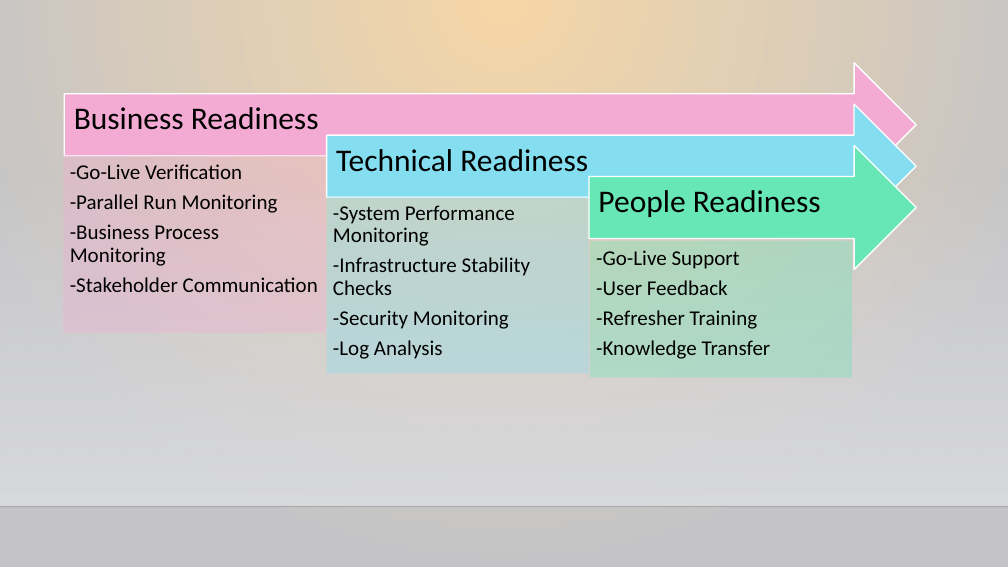
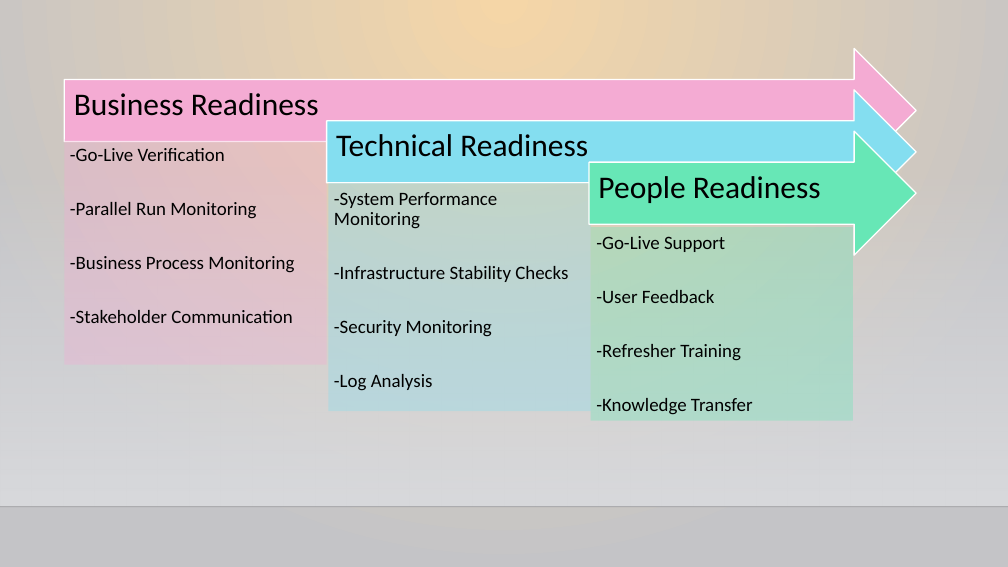
Before and after one commit to GEISL08/MIS4173, a slide deck: slide 4 of Sprint 5.pptx. Drawn at 1008x567 pixels with LibreOffice and Linux fonts; fonts in the diff are those of the drawing; background and template pictures are left out. Boxes give left, top, right and bottom in pixels: in the first picture for what was removed or moved away, otherwise in the second. Text is boxed around its words. In the diff, an @@ line names an element or a change of style, - is before the commit and + after.

```diff
--- a/Sprint 5.pptx
+++ b/Sprint 5.pptx
@@ 3 texts, 3 right arrows moved together from (x1=64, y1=63, x2=917, y2=269) to (x1=64, y1=48, x2=917, y2=256) @@
@@ text "-Go-Live Verification" moved from (x1=70, y1=164, x2=318, y2=292) to (x1=70, y1=148, x2=294, y2=323) @@
@@ rectangle resized from (x1=64, y1=155, x2=326, y2=333) to (x1=64, y1=139, x2=327, y2=364) @@
@@ text "-System Performance Monitoring" moved from (x1=333, y1=205, x2=531, y2=359) to (x1=334, y1=192, x2=568, y2=391) @@
@@ rectangle resized from (x1=327, y1=196, x2=589, y2=374) to (x1=328, y1=183, x2=591, y2=411) @@
@@ size 20 to 18 pt in 3 elements at (x1=70, y1=148, x2=294, y2=323), (x1=334, y1=192, x2=568, y2=391), (x1=596, y1=236, x2=753, y2=415) @@
@@ text "-Go-Live Support" moved from (x1=596, y1=250, x2=771, y2=359) to (x1=596, y1=236, x2=753, y2=415) @@
@@ rectangle resized from (x1=590, y1=241, x2=852, y2=377) to (x1=591, y1=227, x2=853, y2=420) @@
```
Also in this commit, not shown: 3 other slides changed, 1 slide added, 1 slide removed.
